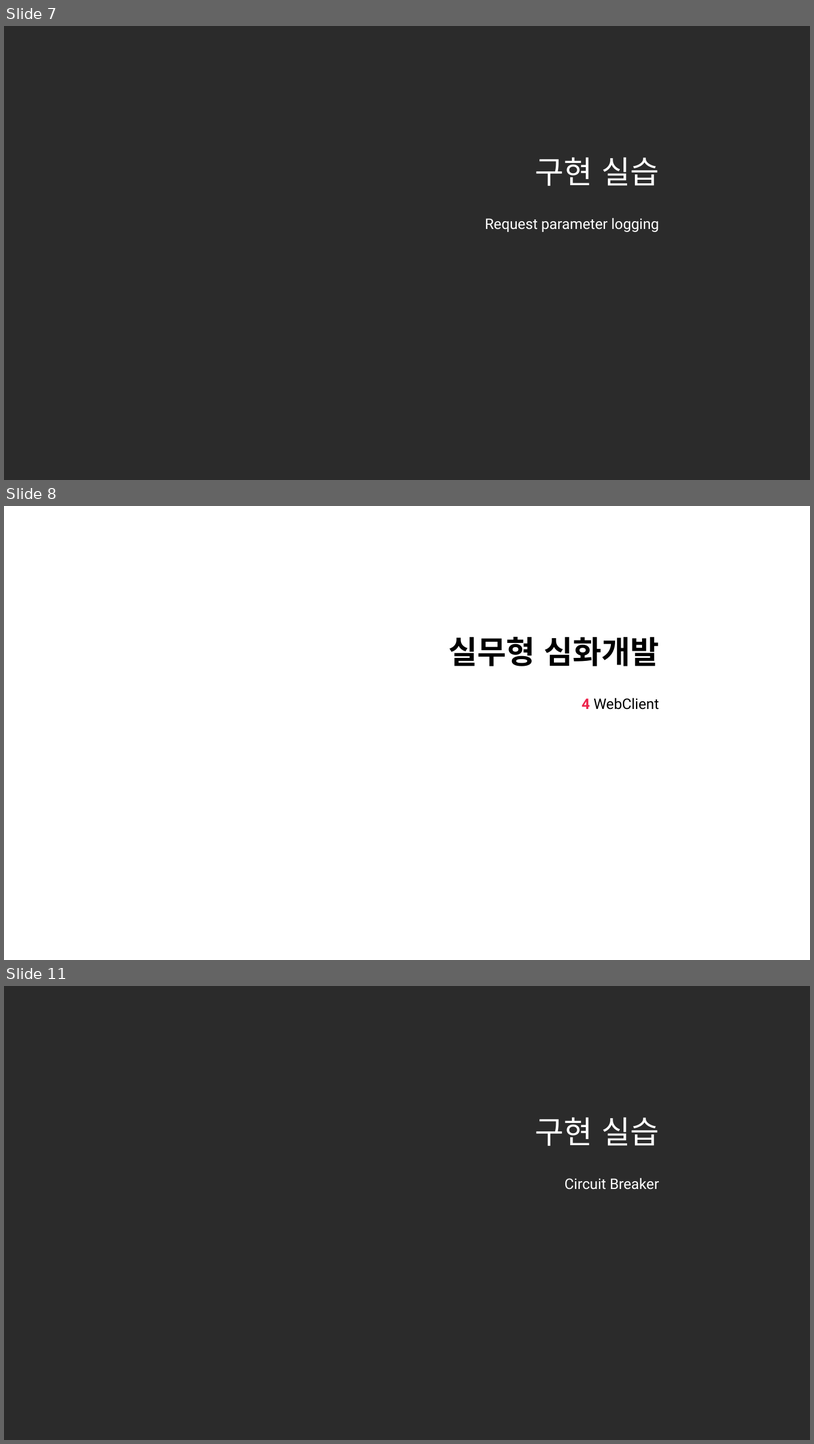
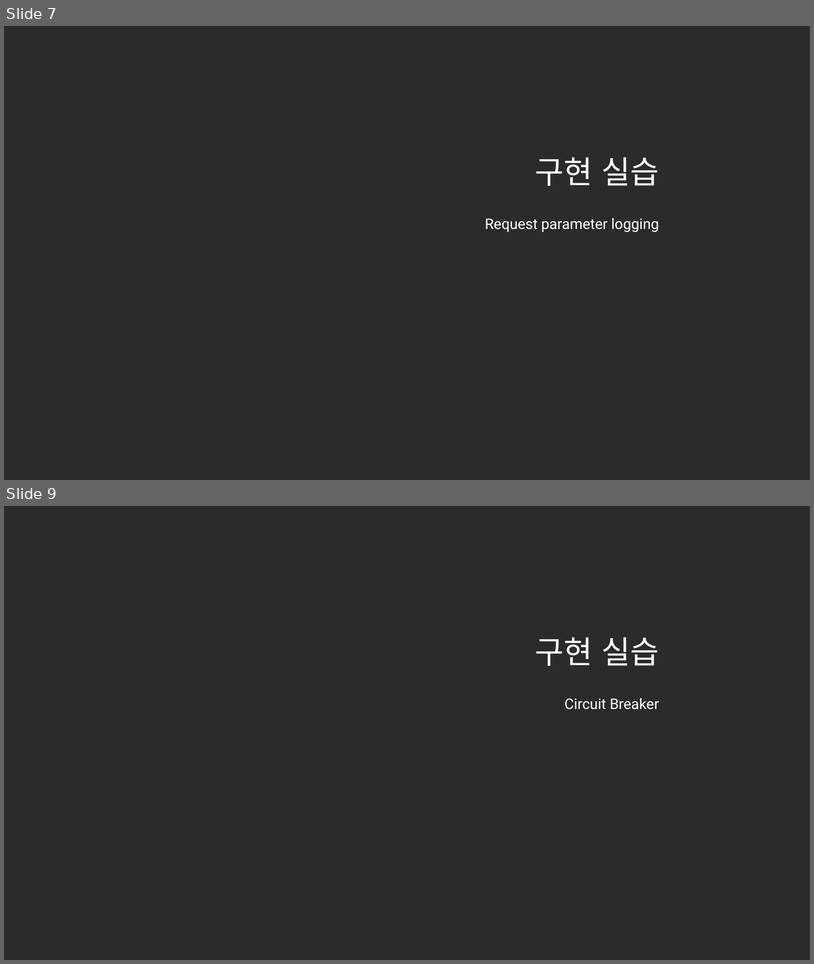
Before and after one commit to nayasis/fastcampus-hyper-webflux, a slide deck: 99.ppt/[Ch4-6. 실무형 심화개발.pptx. Shown one above the other, each under a label of ours: slides 7, 8 and 11 before the commit, slides 7 and 9 after it; the slides between them are not shown. The pictures are 814x1444 and 814x964 pixels, drawn with LibreOffice and Linux fonts; fonts in the diff are those of the drawing; background and template pictures are left out; a plain dark background stands for a picture behind light text. Boxes give left, top, right and bottom in pixels: in the first picture for what was removed or moved away, otherwise in the second. Text is boxed around its words. In the diff, an @@ line names an element or a change of style, - is before the commit and + after.

Commit message:
WebClient 클립 삭제

```diff
--- a/99.ppt/[Ch4-6. 실무형 심화개발.pptx
+++ b/99.ppt/[Ch4-6. 실무형 심화개발.pptx
@@ slide 8 removed at (4,506,810,960), background picture (left out) @@
@@ title removed at (449,636,659,666) @@
-실무형 심화개발
@@ subtitle removed at (582,697,659,709) @@
-4 WebClient
@@ what was slide 11 is now slide 9 @@
```
Also in this commit, not shown: 5 slides changed, 1 other slide removed.
